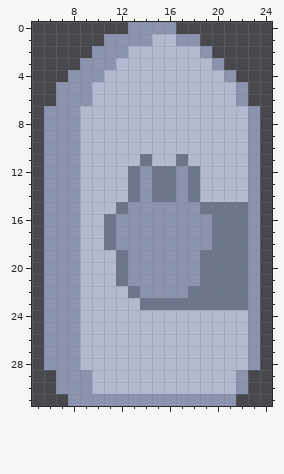
Edited in one commit: pixel-art file (Assets/Sprites/Ships/Proto/Player Ship/Ship.aseprite). That is the earlier state.
32x32 pixels, 1 frame. Shown: x 5..24, y 0..31.
After the commit:
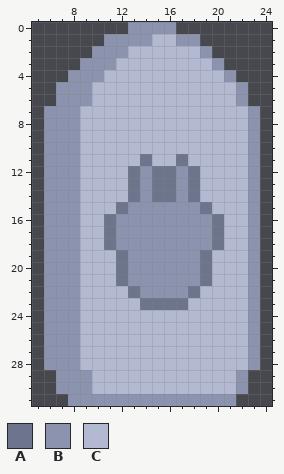
Palette (. is transparent): A #6d758d  B #8b93af  C #b3b9d1
The exact change:
@@ x 16..24 @@
 14 ABACCCCB.
-15 BBBAAAAB.
-16 BBBBAAAB.
-17 BBBBAAAB.
-18 BBBBAAAB.
-19 BBBAAAAB.
-20 BBBAAAAB.
-21 BBBAAAAB.
-22 BBAAAAAB.
-23 AAAAAAAB.
+15 BBBACCCB.
+16 BBBBACCB.
+17 BBBBACCB.
+18 BBBBACCB.
+19 BBBACCCB.
+20 BBBACCCB.
+21 BBBACCCB.
+22 BBACCCCB.
+23 AACCCCCB.
 24 CCCCCCCB.
